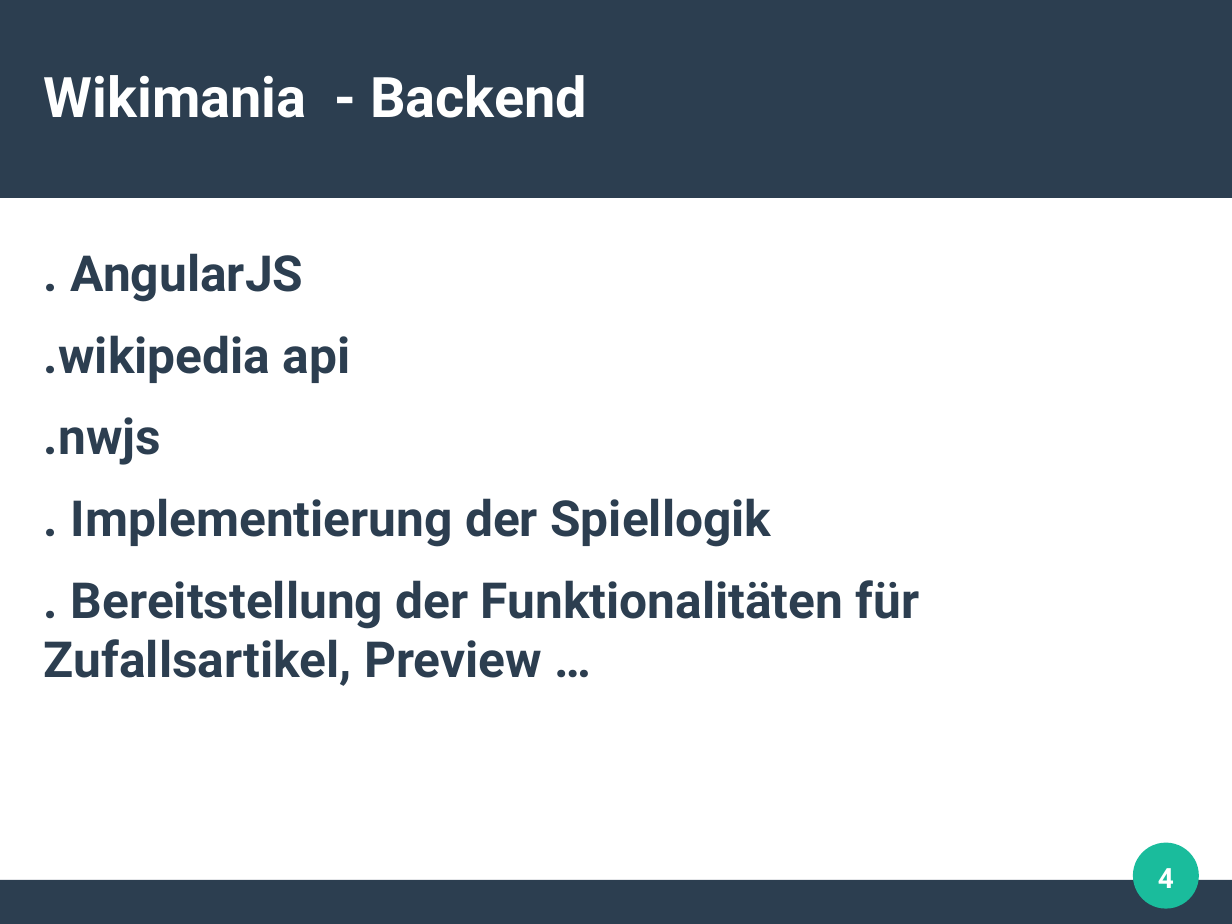
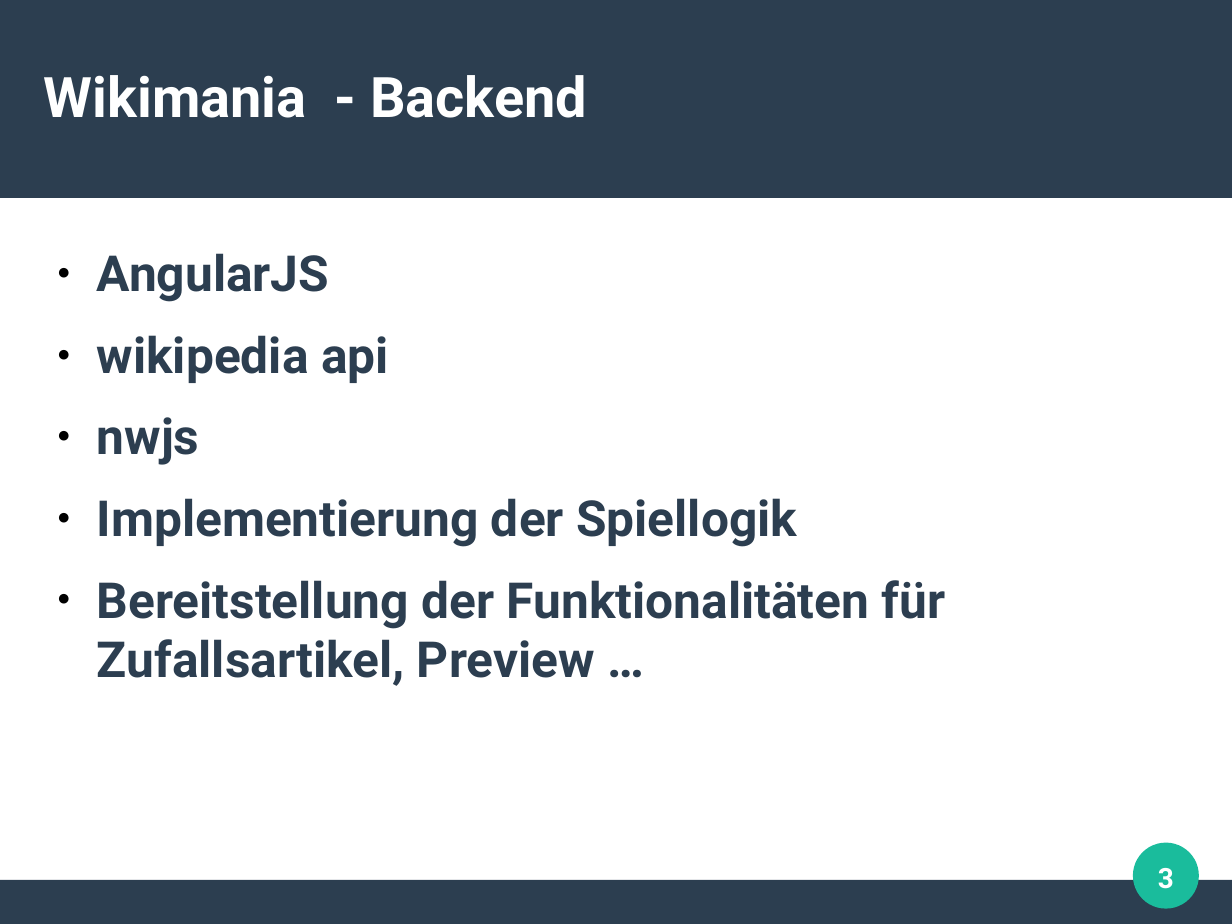
Before and after one commit to limecakeio/wikimania, a slide deck: slide 3 of Docs/StatusReport2.odp (slide 4 before the commit). Drawn at 1232x924 pixels with LibreOffice and Linux fonts; fonts in the diff are those of the drawing. Boxes give left, top, right and bottom in pixels: in the first picture for what was removed or moved away, otherwise in the second. Text is boxed around its words. In the diff, an @@ line names an element or a change of style, - is before the commit and + after.

```diff
--- a/Docs/StatusReport2.odp
+++ b/Docs/StatusReport2.odp
@@ text at [97,253,946,686]: text changed @@
-. AngularJS
-.wikipedia api
-.nwjs
-. Implementierung der Spiellogik
-. Bereitstellung der Funktionalitäten für Zufallsartikel, Preview …
+● AngularJS
+● wikipedia api
+● nwjs
+● Implementierung der Spiellogik
+● Bereitstellung der Funktionalitäten für Zufallsartikel, Preview …
@@ page number at [1158,868,1174,889]: text changed @@
-4
+3
```
Also in this commit, not shown: 1 other slide changed, 2 slides added, 1 slide removed, 1 other file.
